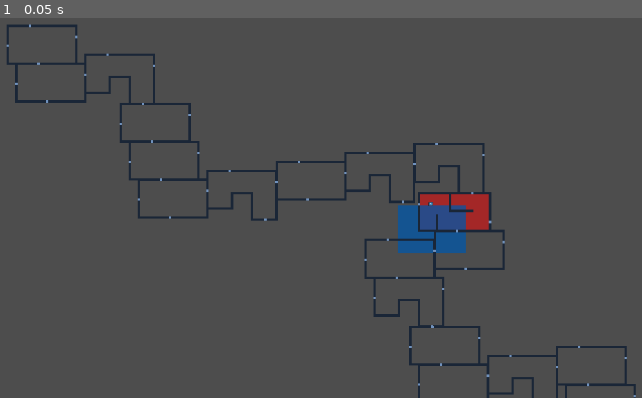
Above: before the commit, frame 1.
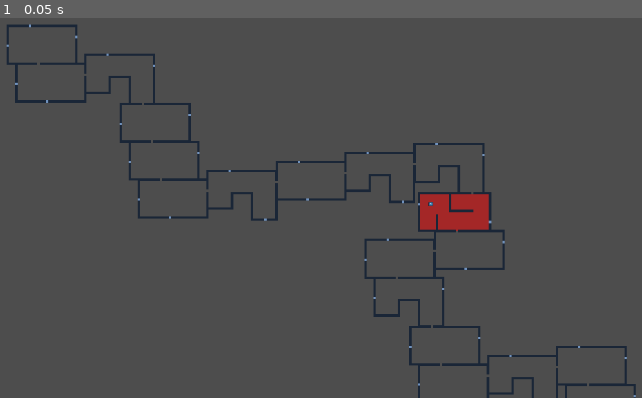
Above: after the commit, the same moment.

Repository: freshBakedPie314/Procedural-Room-Generation
Game: Godot game, scene res://Scenes/procedural.tscn
Two runs of this game, one before a commit and one after it. Both use one fixed random seed, a clock stepped at 60 frames per second and the inputs below. The engine's default icon, where the game draws it, is replaced by a stand-in: a white triangle on a blue panel in a dark square.
Inputs:
- Up to frame 1 (0.05 s): no input

The runs differ from the first frame. In frame 1, 1.2% of the frame differs, in the area x 5-92%, y 11-97%.

Commit message:
added doors
The doors that lead into other rooms now open

Diff:
--- a/Procedural Room Generation/Scripts/Room.gd
+++ b/Procedural Room Generation/Scripts/Room.gd
@@ -8,6 +8,7 @@
 @onready var area = $Area2D
 var overlapping = false
 
-func _physics_process(delta):
-	for i in doors.size() - 1:
-		self.erase_cell(0,to_local(doors[i].global_position))
+func _remove_door(doorPos):
+	print("called")
+	var mapPos = self.local_to_map(doorPos)
+	self.set_cell(0 , mapPos , -1)
--- a/Procedural Room Generation/Scripts/RoomGeneration.gd
+++ b/Procedural Room Generation/Scripts/RoomGeneration.gd
@@ -8,10 +8,10 @@
 @export var numberOfRooms = 15
 @export var numberOfSubRooms = 10
 @onready var startingDoorPos = [
-	$MainTileMap/Door0.global_position ,
-	$MainTileMap/Door1.global_position,
-	$MainTileMap/Door2.global_position ,
-	$MainTileMap/Door3.global_position
+	$MainTileMap/Door0 ,
+	$MainTileMap/Door1,
+	$MainTileMap/Door2 ,
+	$MainTileMap/Door3
 ]
 
 @onready var roomsDuplicate = rooms
@@ -25,6 +25,7 @@
 var first = true
 var mainRoomDoorIndex
 var attempts = 0
+var precviousDoorIndex
 var startingDoorDuplicate = startingDoorPos
 func _ready():
 	createMainBranch()
@@ -37,7 +38,7 @@
 func createMainBranch():
 	roomsDuplicate = rooms
 	mainRoomDoorIndex = randi_range(0 , startingDoorPos.size() -1 )
-	currentDoorPos = startingDoorPos[mainRoomDoorIndex]
+	currentDoorPos = startingDoorPos[mainRoomDoorIndex].global_position
 	spawnedRooms.append(currentRoom)
 	for i in numberOfRooms:
 		createRooms()
@@ -49,7 +50,7 @@
 	first = true
 	currentRoom = mainRoom
 	mainRoomDoorIndex = randi_range(0 , startingDoorPos.size() -1 )
-	currentDoorPos = startingDoorPos[mainRoomDoorIndex]
+	currentDoorPos = startingDoorPos[mainRoomDoorIndex].global_position
 	for i in numberOfSubRooms:
 		createRooms()
 
@@ -75,14 +76,21 @@
 			attempts+=1
 			room.get_parent().remove_child(room)
 			if !first:
-				currentDoorPos = currentRoom.doors[randi_range(0, currentRoom.doors.size()-1)].global_position
+				precviousDoorIndex = randi_range(0, currentRoom.doors.size()-1)
+				currentDoorPos = currentRoom.doors[precviousDoorIndex].global_position
 			createRooms()
 	else:
 		attempts=0
+		room._remove_door(room.doors[roomDoorIndex].position)
+		if !first:
+			currentRoom._remove_door(currentRoom.doors[precviousDoorIndex].position)
+		else:
+			_remove_door(startingDoorPos[mainRoomDoorIndex].position)
 		spawnedRooms.append(room)
+
 		currentRoom = room
-		roomDoorIndex = randi_range(0 , room.doors.size() -1 )
-		currentDoorPos = currentRoom.doors[roomDoorIndex].global_position
+		precviousDoorIndex = randi_range(0 , room.doors.size() -1 )
+		currentDoorPos = currentRoom.doors[precviousDoorIndex].global_position
 		if first:
 			startingDoorPos.pop_at(mainRoomDoorIndex)
 			print(startingDoorPos)
@@ -106,10 +114,21 @@
 	return (oldRoomRec.intersects(newRoomRec))
 
 
+func _remove_door(doorPos):
+	print("called")
+	var mapPos = mainRoom.local_to_map(doorPos)
+	mainRoom.set_cell(0 , mapPos , -1)
+
 func _draw():
-	draw_rect(oldRoomRec , Color8(255,0,0,125))
-	draw_rect(newRoomRec ,  Color8(0,255,0,125))
-	var lastRoom = spawnedRooms[1-1]
+	#draw_rect(oldRoomRec , Color8(255,0,0,125))
+	#draw_rect(newRoomRec ,  Color8(0,255,0,125))
+
+	var firstRoom = spawnedRooms[0]
+	var firstRoomRecSize = to_global(firstRoom.map_to_local(firstRoom.get_used_rect().size))
+	var firstRoomRec = Rect2i(firstRoom.global_position , firstRoomRecSize).grow(-32)
+	draw_rect(firstRoomRec ,  Color8(255,0,0,125))
+
+	var lastRoom = spawnedRooms[numberOfRooms]
 	var lastRoomRecSize = to_global(lastRoom.map_to_local(lastRoom.get_used_rect().size))
 	var lastRoomRec = Rect2i(lastRoom.global_position , lastRoomRecSize).grow(-32)
-	draw_rect(newRoomRec ,  Color8(0,0,255,125))
+	draw_rect(lastRoomRec ,  Color8(0,0,255,125))
